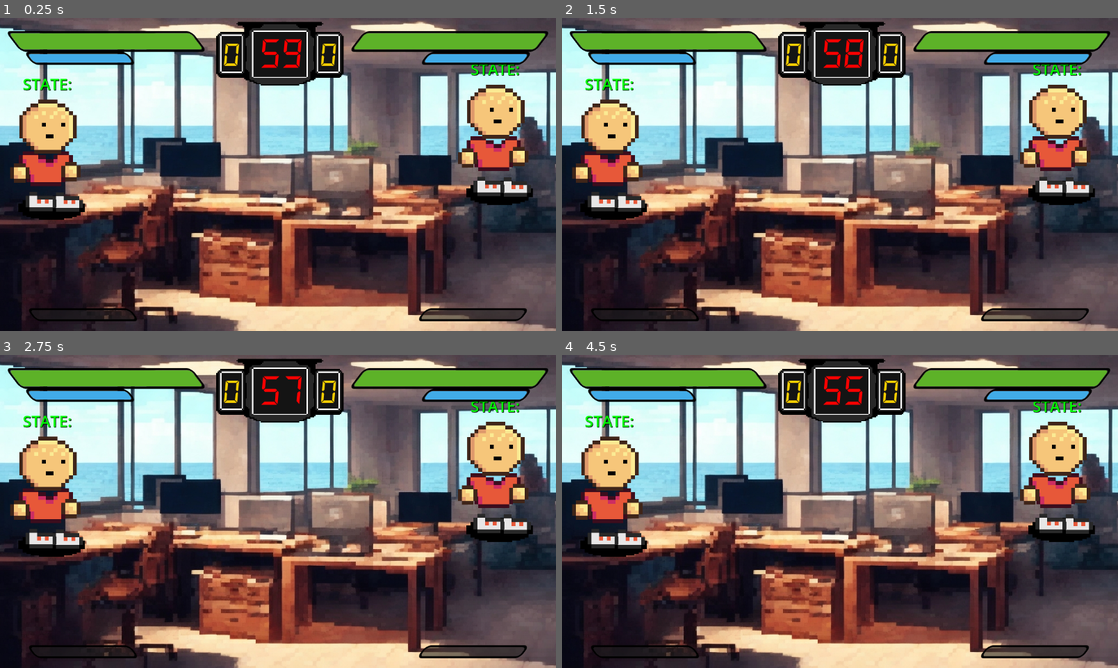
Above: before the commit, frames 1-4 (two rows, left to right).
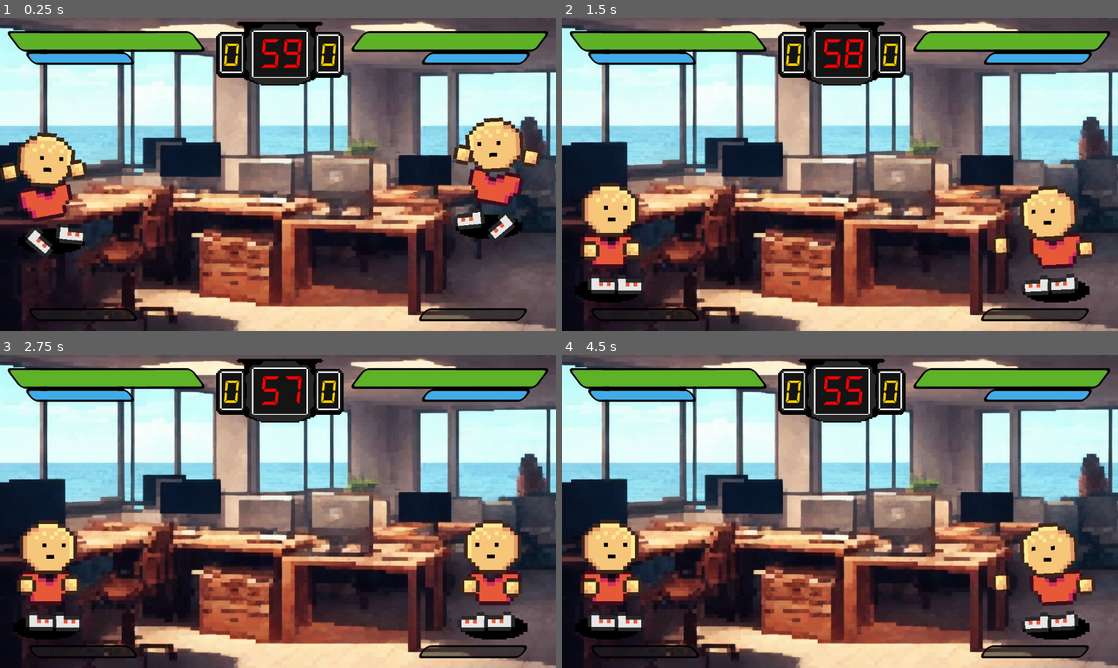
Above: after the commit, the same moments.

Repository: stranker/actionweek2023
Game: Godot game, scene res://Scenes/game_scene.tscn
The game is run twice, just before and just after one commit, with the same random seed, the same clock (stepped at 60 frames per second) and the same inputs. The engine's default icon, where the game draws it, is replaced by a stand-in: a white triangle on a blue panel in a dark square.
Inputs:
- Up to frame 1 (0.25 s): no input
- Up to frame 2 (1.5 s): tap Enter at 0.5 s; tap E (attack1) at 0.6 s; tap N (attack2) at 1.35 s
- Up to frame 3 (2.75 s): tap E (attack1) at 2.1 s
- Up to frame 4 (4.5 s): tap N (attack2) at 2.85, 4.35 s; tap E (attack1) at 3.6 s

The runs differ from the first frame. In frame 1, 8.8% of the frame differs, in the area x 0-98%, y 14-76%; in frame 2, 12%, in the area x 1-96%, y 14-91%; in frame 3, 12%; in frame 4, 12%.
Error before the commit: Parse Error: Identifier "super_meter" not declared in the current scope. (res://Objects/dummy.gd:104)

Commit message:
Super bar complete
Now it is needed to be full to trigger special attack

Diff:
--- a/Action Week/Objects/dummy.gd
+++ b/Action Week/Objects/dummy.gd
@@ -56,6 +56,7 @@
 var can_recover_guard : bool = false
 var grab_success : bool = false
 var can_be_attacked : bool = true
+var super_attack_available : bool = false
 
 @export var player_layer : int
 @export var attack_layer : int
@@ -71,7 +72,7 @@
 var connected_hit = 0
 @onready var start_position = global_position
 
-@export var min_super_meter : float = 0
+@export var super_meter : float = 0
 
 # Get the gravity from the project settings to be synced with RigidBody nodes.
 var gravity = ProjectSettings.get_setting("physics/2d/default_gravity")
@@ -101,8 +102,9 @@
 	hp_update.emit(hp)
 	guard_stamina = max_guard_stamina
 	guard_stamina_update.emit(guard_stamina)
-	super_meter = min_super_meter
+	super_meter = 0
 	super_meter_update.emit(super_meter)
+	check_super_meter()
 	is_dead = false
 	set_state(State.IDLE)
 	pass
@@ -183,7 +185,11 @@
 	pass
 
 func check_special_input():
-	if Input.is_action_just_pressed("special" + str(id)):
+	if Input.is_action_just_pressed("special" + str(id)) and super_attack_available:
+		super_attack_available = false
+		super_meter = 0
+		super_meter_update.emit(super_meter)
+		check_super_meter()
 		set_state(State.SPECIAL)
 	pass
 
@@ -373,8 +379,9 @@
 	if is_dead: return
 	hp -= damage
 	hp_update.emit(hp)
-	super_meter += damage * 0.25
+	super_meter += damage
 	super_meter_update.emit(super_meter)
+	check_super_meter()
 	velocity.x = -facing_direction.x * 300
 	$Hurt.pitch_scale = randf_range(0.95, 1)
 	$Hurt.play()
@@ -407,6 +414,9 @@
 		guard_stamina -= damage
 		guard_stamina = clamp(guard_stamina, 0, 50)
 		guard_stamina_update.emit(guard_stamina)
+		super_meter += damage * 0.25
+		super_meter_update.emit(super_meter)
+		check_super_meter()
 		_add_guard_particles(damage_pos)
 		return false
 	else:
@@ -414,6 +424,13 @@
 		return true
 	pass
 
+func check_super_meter():
+	if super_meter >= 50:
+		super_attack_available = true
+	else:
+		super_attack_available = false
+	pass
+
 func reset_attack():
 	can_attack = true
 	set_state(State.IDLE)
@@ -434,6 +451,9 @@
 	if player.is_dead: return
 	var sucess_hit = player.hit(damage_per_combo * attack_combo, pos)
 	if sucess_hit:
+		super_meter += damage_per_combo * attack_combo * 0.25
+		super_meter_update.emit(super_meter)
+		check_super_meter()
 		$Hit.play()
 		if attack_combo == 3:
 			big_impact.emit()
--- a/Action Week/Scenes/game_scene.tscn
+++ b/Action Week/Scenes/game_scene.tscn
@@ -166,30 +166,18 @@
 [node name="Dummy" parent="." node_paths=PackedStringArray("enemy_player") instance=ExtResource("1_w4v2a")]
 position = Vector2(96, 311)
 id = 1
-max_hp = null
 enemy_player = NodePath("../Dummy2")
-debug_enabled = null
-current_state = null
 player_layer = 1
 attack_layer = 3
 enemy_layer = 4
-damage_per_combo = null
-max_guard_stamina = null
-min_super_meter = null
 
 [node name="Dummy2" parent="." node_paths=PackedStringArray("enemy_player") instance=ExtResource("1_w4v2a")]
 position = Vector2(1024, 280)
 id = 2
-max_hp = null
 enemy_player = NodePath("../Dummy")
-debug_enabled = null
-current_state = null
 player_layer = 4
 attack_layer = 5
 enemy_layer = 1
-damage_per_combo = null
-max_guard_stamina = null
-min_super_meter = null
 
 [node name="RoundTimer" type="Timer" parent="."]
 
--- a/Action Week/UI/player_widget.tscn
+++ b/Action Week/UI/player_widget.tscn
@@ -164,6 +164,31 @@
 corner_radius_bottom_right = 6
 corner_radius_bottom_left = 6
 
+[sub_resource type="StyleBoxFlat" id="StyleBoxFlat_jdtbe"]
+bg_color = Color(0.117647, 0.117647, 0.117647, 0.556863)
+skew = Vector2(-0.76, 0)
+border_width_left = 4
+border_width_top = 4
+border_width_right = 4
+border_width_bottom = 4
+border_color = Color(0, 0, 0, 1)
+corner_radius_top_left = 10
+corner_radius_top_right = 10
+corner_radius_bottom_right = 10
+corner_radius_bottom_left = 10
+expand_margin_left = 5.0
+expand_margin_top = 5.0
+expand_margin_right = 5.0
+expand_margin_bottom = 5.0
+
+[sub_resource type="StyleBoxFlat" id="StyleBoxFlat_rs5cg"]
+bg_color = Color(0.85098, 0.552941, 0.227451, 1)
+skew = Vector2(-0.76, 0)
+corner_radius_top_left = 6
+corner_radius_top_right = 6
+corner_radius_bottom_right = 6
+corner_radius_bottom_left = 6
+
 [sub_resource type="RichTextEffect" id="RichTextEffect_2kpfw"]
 
 [sub_resource type="LabelSettings" id="LabelSettings_bduew"]
@@ -345,7 +370,7 @@
 "special": SubResource("Animation_vhbis")
 }
 
-[node name="PlayerWidget" type="Control" node_paths=PackedStringArray("health_bar", "stamina_bar", "ulti_text", "anim", "hits_control", "hits_text")]
+[node name="PlayerWidget" type="Control" node_paths=PackedStringArray("health_bar", "stamina_bar", "super_meter_bar", "ulti_text", "anim", "hits_control", "hits_text")]
 layout_mode = 3
 anchors_preset = 15
 anchor_right = 1.0
@@ -355,6 +380,7 @@
 script = SubResource("GDScript_yljfq")
 health_bar = NodePath("HealthBar")
 stamina_bar = NodePath("GuardStaminaBar")
+super_meter_bar = NodePath("SuperBar")
 ulti_text = NodePath("Hits/UltiText")
 anim = NodePath("Anim")
 hits_control = NodePath("Hits")
@@ -384,12 +410,13 @@
 show_percentage = false
 
 [node name="SuperBar" type="ProgressBar" parent="."]
+layout_mode = 0
 offset_left = 70.0
 offset_top = 606.0
 offset_right = 274.0
 offset_bottom = 623.0
-theme_override_styles/background = SubResource("StyleBoxFlat_ufru0")
-theme_override_styles/fill = SubResource("StyleBoxFlat_7c088")
+theme_override_styles/background = SubResource("StyleBoxFlat_jdtbe")
+theme_override_styles/fill = SubResource("StyleBoxFlat_rs5cg")
 max_value = 50.0
 show_percentage = false
 
@@ -465,9 +492,8 @@
 anchors_preset = 4
 anchor_top = 0.5
 anchor_bottom = 0.5
-offset_top = -324.0
 offset_right = 576.0
-offset_bottom = 324.0
+offset_bottom = 648.0
 grow_vertical = 2
 theme_override_styles/panel = SubResource("StyleBoxFlat_nucmr")
 
Not shown: 1 places in Action Week/UI/player_widget.tscn that only renumber resources
